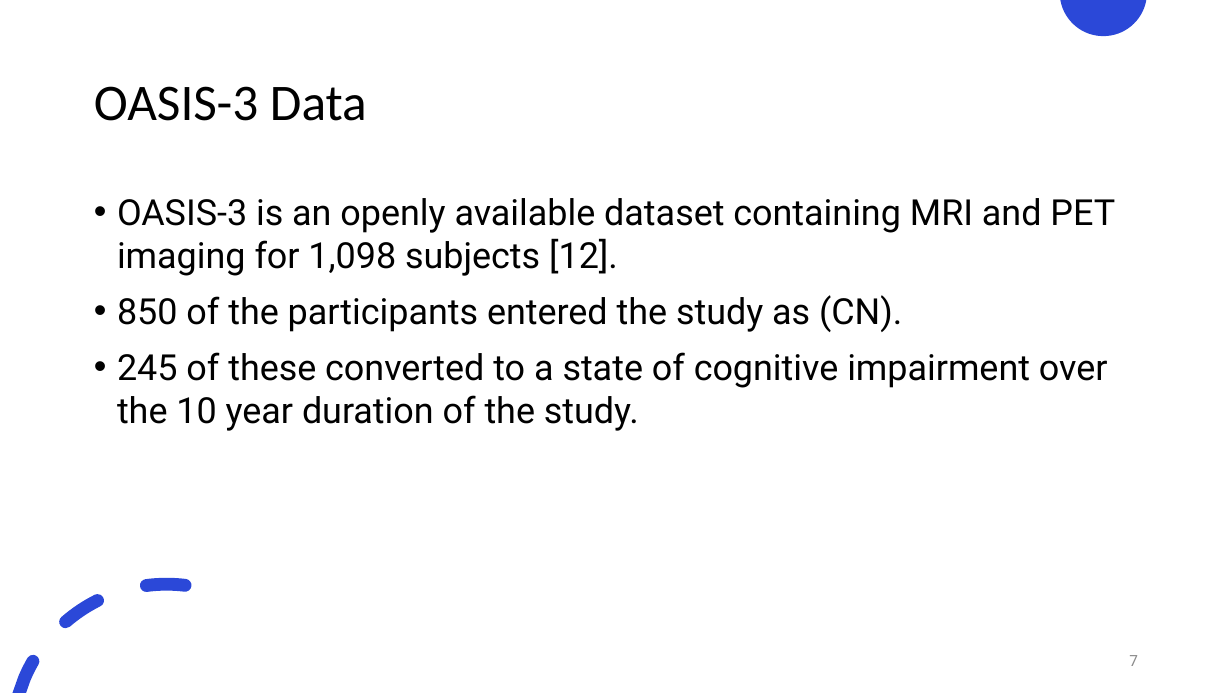
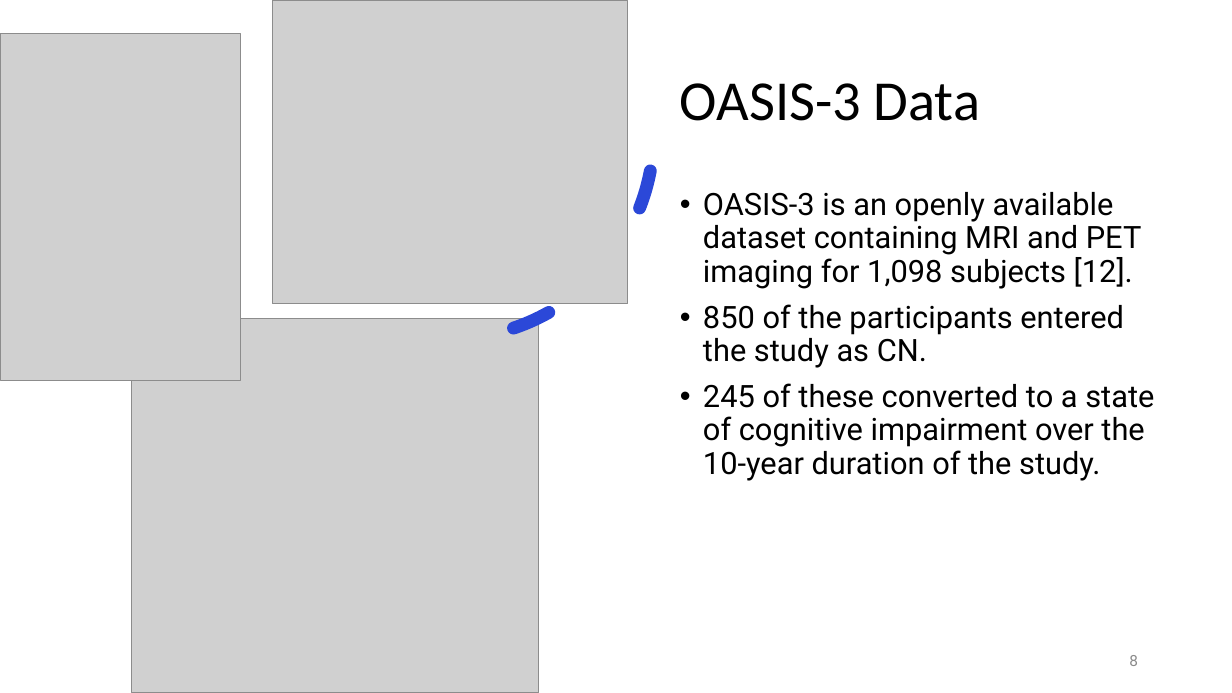
Before and after one commit to justin-bardwell/JB_AD, a slide deck: slide 8 of 21961992_Seminar.pptx (slide 7 before the commit). Drawn at 1232x693 pixels with LibreOffice and Linux fonts; fonts in the diff are those of the drawing; grey boxes stand for pictures. Boxes give left, top, right and bottom in pixels: in the first picture for what was removed or moved away, otherwise in the second. Text is boxed around its words. In the diff, an @@ line names an element or a change of style, - is before the commit and + after.

```diff
--- a/21961992_Seminar.pptx
+++ b/21961992_Seminar.pptx
@@ rectangle added at bbox=[0, 0, 1232, 693], fill #FFFFFF @@
@@ arc (boxed as its full ellipse) added at bbox=[206, 0, 689, 374], outline #2B48D8 10 pt dashed @@
@@ picture added at bbox=[273, 0, 628, 304] @@
@@ picture added at bbox=[0, 33, 240, 381] @@
@@ title "OASIS-3 Data": place and size @@
-title "OASIS-3 Data" at bbox=[94, 86, 367, 121]
+title "OASIS-3 Data" at bbox=[680, 83, 981, 121]
@@ title "OASIS-3 Data" at bbox=[680, 83, 981, 121]: size 40 to 44 pt @@
@@ text "OASIS-3 is an openly available ...": place and size @@
-text "OASIS-3 is an openly available ..." at bbox=[117, 198, 1115, 431]
+text "OASIS-3 is an openly available ..." at bbox=[703, 192, 1154, 481]
@@ text at bbox=[703, 192, 1142, 289]: size 28 to 24 pt in "OASIS-3 is an openly available dataset containing ..."; line spacing 1 to 0.9 @@
@@ picture added at bbox=[132, 319, 540, 693] @@
@@ text at bbox=[703, 304, 1154, 481]: text changed; size 28 to 24 pt @@
-• 850 of the participants entered the study as (CN).
-• 245 of these converted to a state of cognitive impairment over the 10 year duration of the study.
+• 850 of the participants entered the study as CN.
+• 245 of these converted to a state of cognitive impairment over the 10-year duration of the study.
@@ page number removed at bbox=[1129, 655, 1138, 666] @@
-7
@@ page number added at bbox=[1129, 655, 1138, 666], 12 pt, text #8C8C8C @@
+8
```
Also in this commit, not shown: 13 other slides changed, 3 slides added, 3 slides removed.
